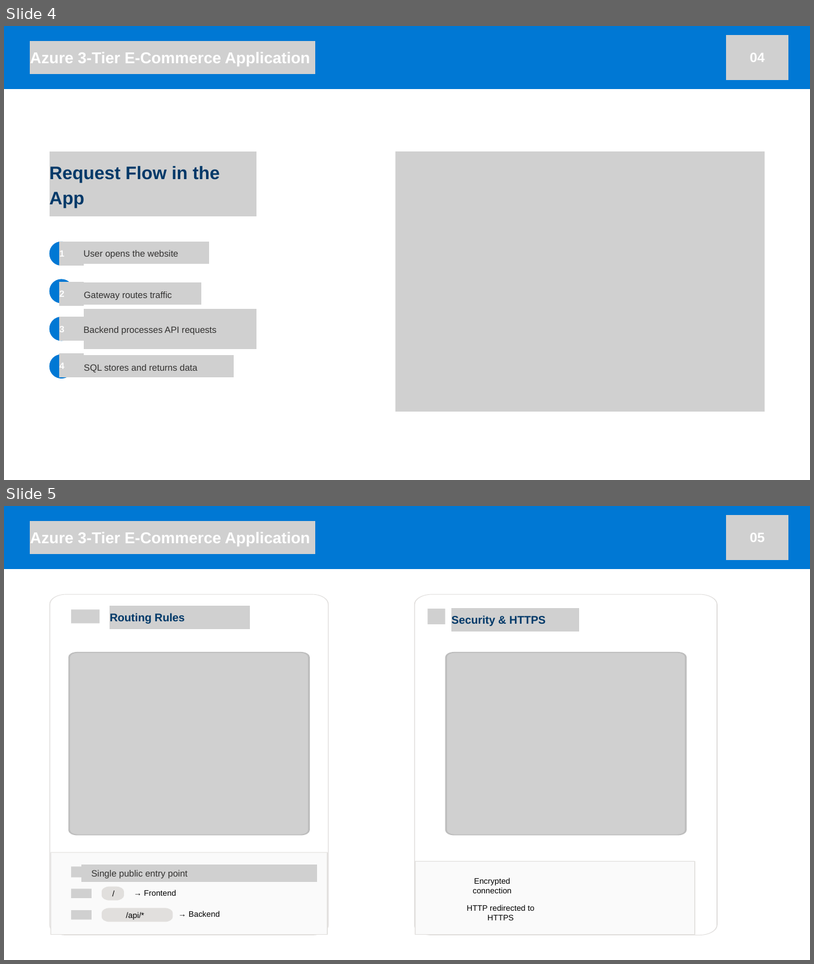
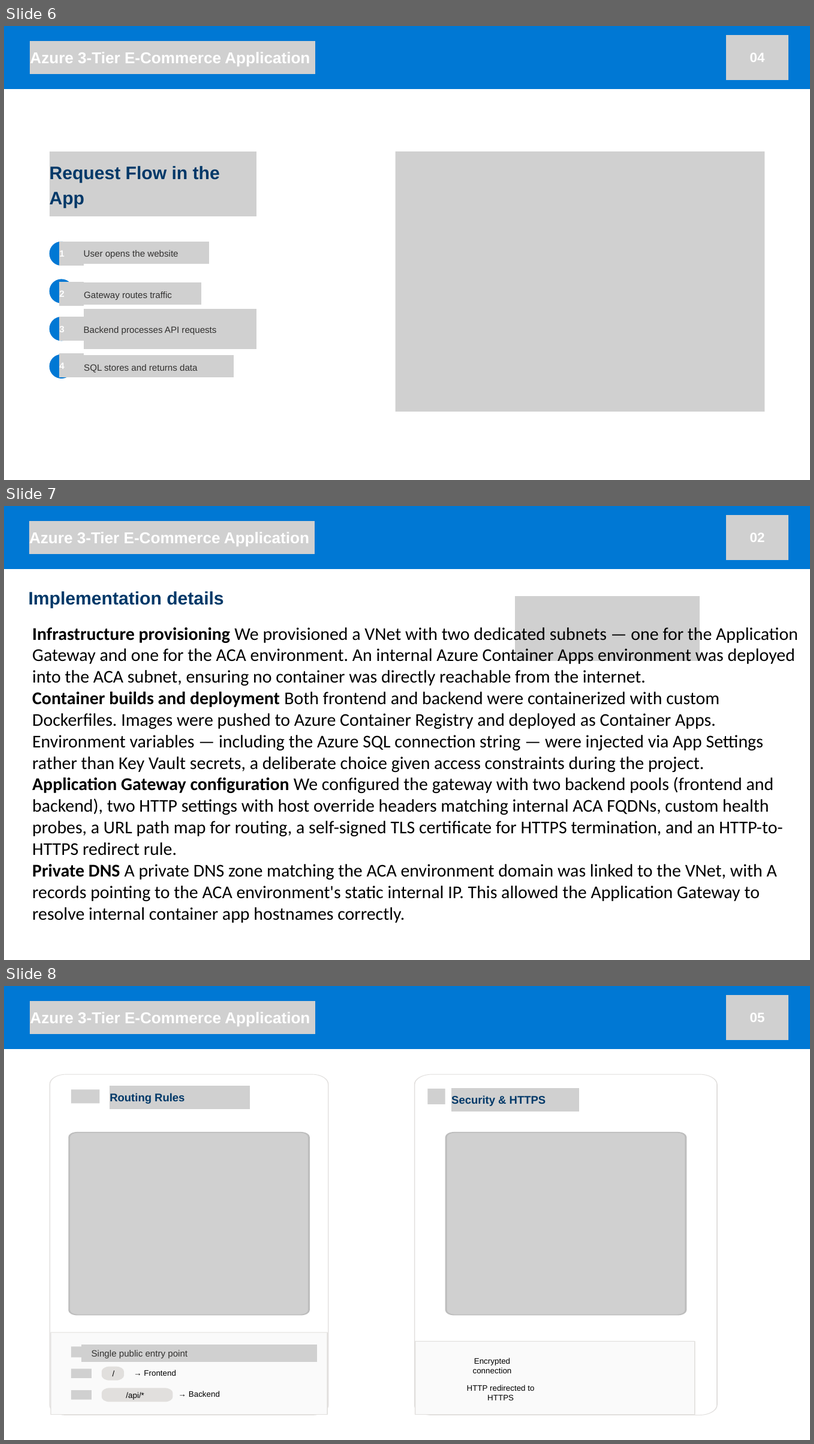
Before and after one commit to knn0508/team-5-project-1, a slide deck: Team-5-project-1/Project-1-Team-5.pptx. Shown one above the other, each under a label of ours: slides 4 and 5 before the commit, slides 6, 7 and 8 after it. The pictures are 814x964 and 814x1444 pixels, drawn with LibreOffice and Linux fonts; fonts in the diff are those of the drawing; grey boxes stand for pictures; background and template pictures are left out. Boxes give left, top, right and bottom in pixels: in the first picture for what was removed or moved away, otherwise in the second. Text is boxed around its words. In the diff, an @@ line names an element or a change of style, - is before the commit and + after.

```diff
--- a/Team-5-project-1/Project-1-Team-5.pptx
+++ b/Team-5-project-1/Project-1-Team-5.pptx
@@ slide 7 added at [4, 506, 810, 960], background #FFFFFF @@
@@ freeform shape added at [4, 506, 810, 569], fill #0078D4 @@
@@ picture added at [29, 521, 315, 554] @@
@@ picture added at [726, 515, 789, 560] @@
@@ text added at [29, 532, 309, 546], 28 pt, text #FFFFFF, bold @@
+Azure 3-Tier E-Commerce Application
@@ text added at [750, 533, 765, 542], 24 pt, text #FFFFFF, bold @@
+02
@@ text added at [29, 591, 224, 608], 32.3 pt, text #003868, bold @@
+Implementation details
@@ picture added at [515, 596, 700, 661] @@
@@ text added at [32, 625, 798, 922], 32 pt, text #000000 @@
+Infrastructure provisioning We provisioned a VNet with two dedicated subnets — one for the Application Gateway and one for the ACA environment. An internal Azure Container Apps environment was deployed into the ACA subnet, ensuring no container was directly reachable from the internet.
+Container builds and deployment Both frontend and backend were containerized with custom Dockerfiles. Images were pushed to Azure Container Registry and deployed as Container Apps. Environment variables — including the Azure SQL connection string — were injected via App Settings rather than Key Vault secrets, a deliberate choice given access constraints during the project.
+Application Gateway configuration We configured the gateway with two backend pools (frontend and backend), two HTTP settings with host override headers matching internal ACA FQDNs, custom health probes, a URL path map for routing, a self-signed TLS certificate for HTTPS termination, and an HTTP-to-HTTPS redirect rule.
+Private DNS A private DNS zone matching the ACA environment domain was linked to the VNet, with A records pointing to the ACA environment's static internal IP. This allowed the Application Gateway to resolve internal container app hostnames correctly.
@@ what was slide 4 is now slide 6 @@
@@ what was slide 5 is now slide 8 @@
```
Also in this commit, not shown: 4 slides changed, 7 other slides added, 1 other file.
